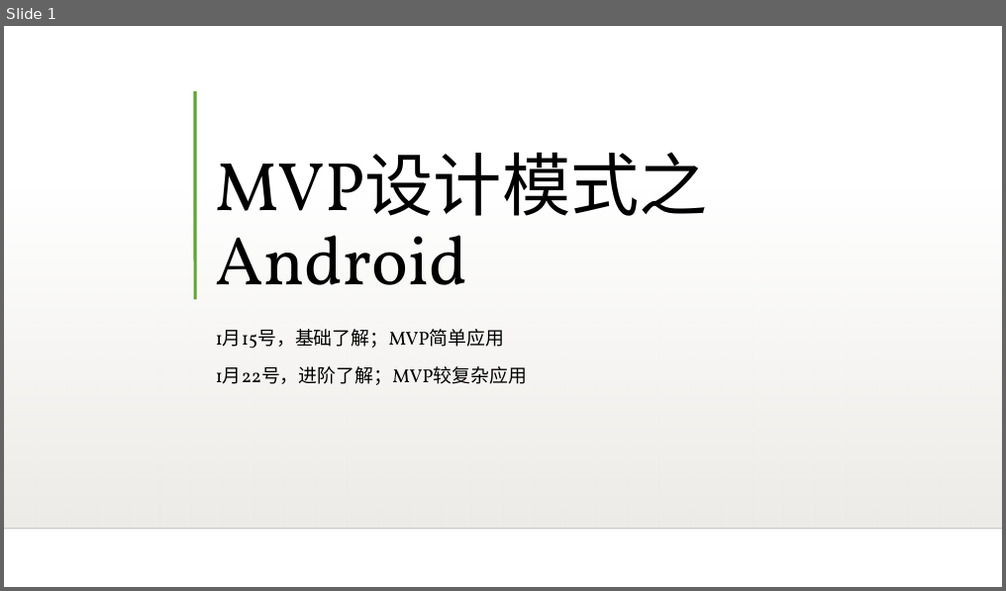
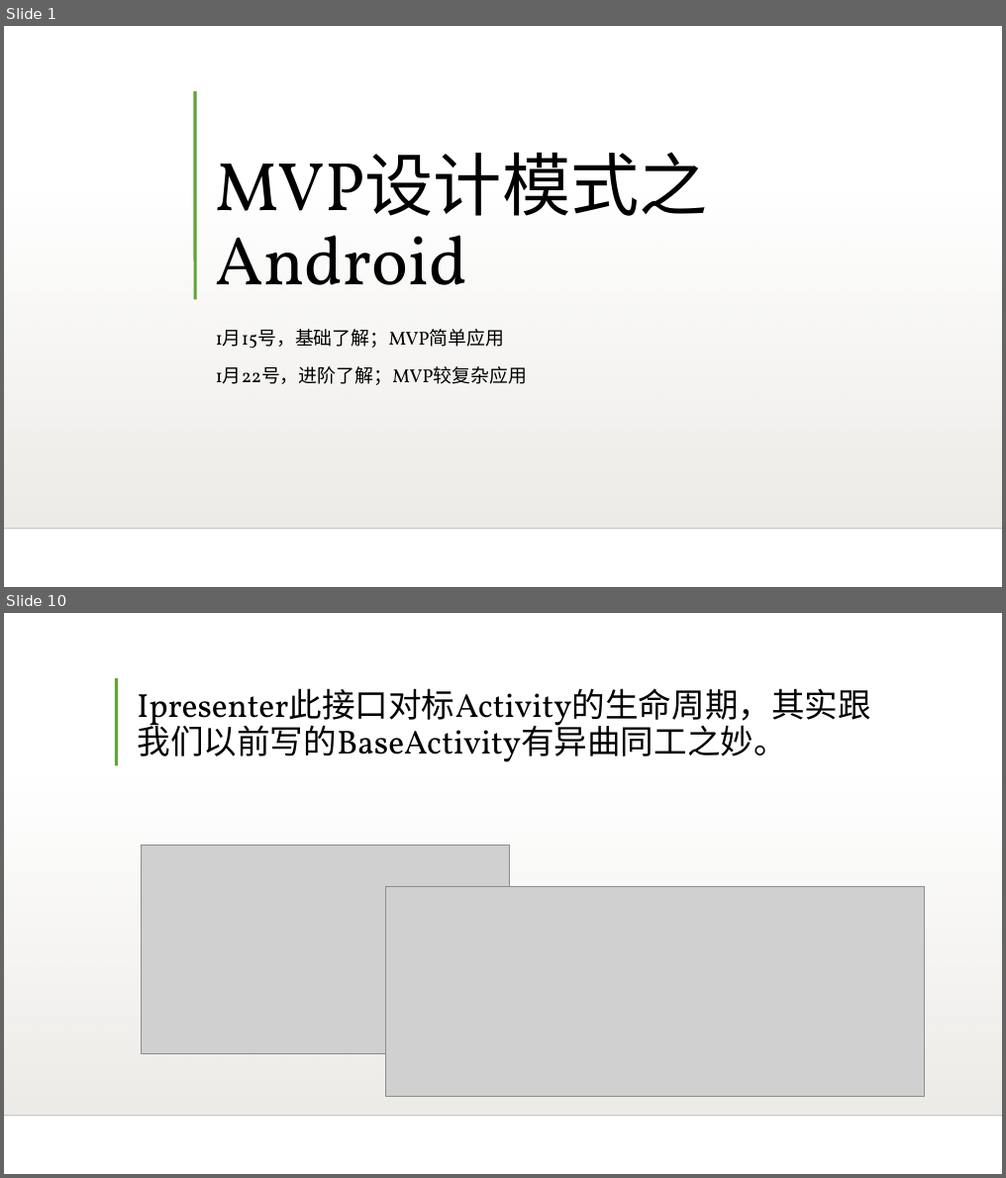
Before and after one commit to Yongcoder315/LearnUtils, a slide deck: MVP设计模式之Android.ppt. Shown one above the other, each under a label of ours: slide 1 before the commit, slides 1 and 10 after it; the slides between them are not shown. The pictures are 1006x591 and 1006x1178 pixels, drawn with LibreOffice and Linux fonts; fonts in the diff are those of the drawing; grey boxes stand for pictures; background and template pictures are left out. Boxes give left, top, right and bottom in pixels: in the first picture for what was removed or moved away, otherwise in the second. Text is boxed around its words. In the diff, an @@ line names an element or a change of style, - is before the commit and + after.

```diff
--- a/MVP设计模式之Android.ppt
+++ b/MVP设计模式之Android.ppt
@@ slide 10 added at (4,613,1002,1174), background picture (left out); not listed: 2 template elements that a slide beside it also shows @@
@@ line added from (116, 678) to (116, 765), #5FA534 3 pt @@
@@ title added at (137,688,871,762), 32 pt, text #000000 @@
+Ipresenter此接口对标Activity的生命周期，其实跟我们以前写的BaseActivity有异曲同工之妙。
@@ picture added at (141,845,510,1054) @@
@@ picture added at (385,886,924,1096) @@
```
Also in this commit, not shown: 1 slide changed, 8 other slides added.
